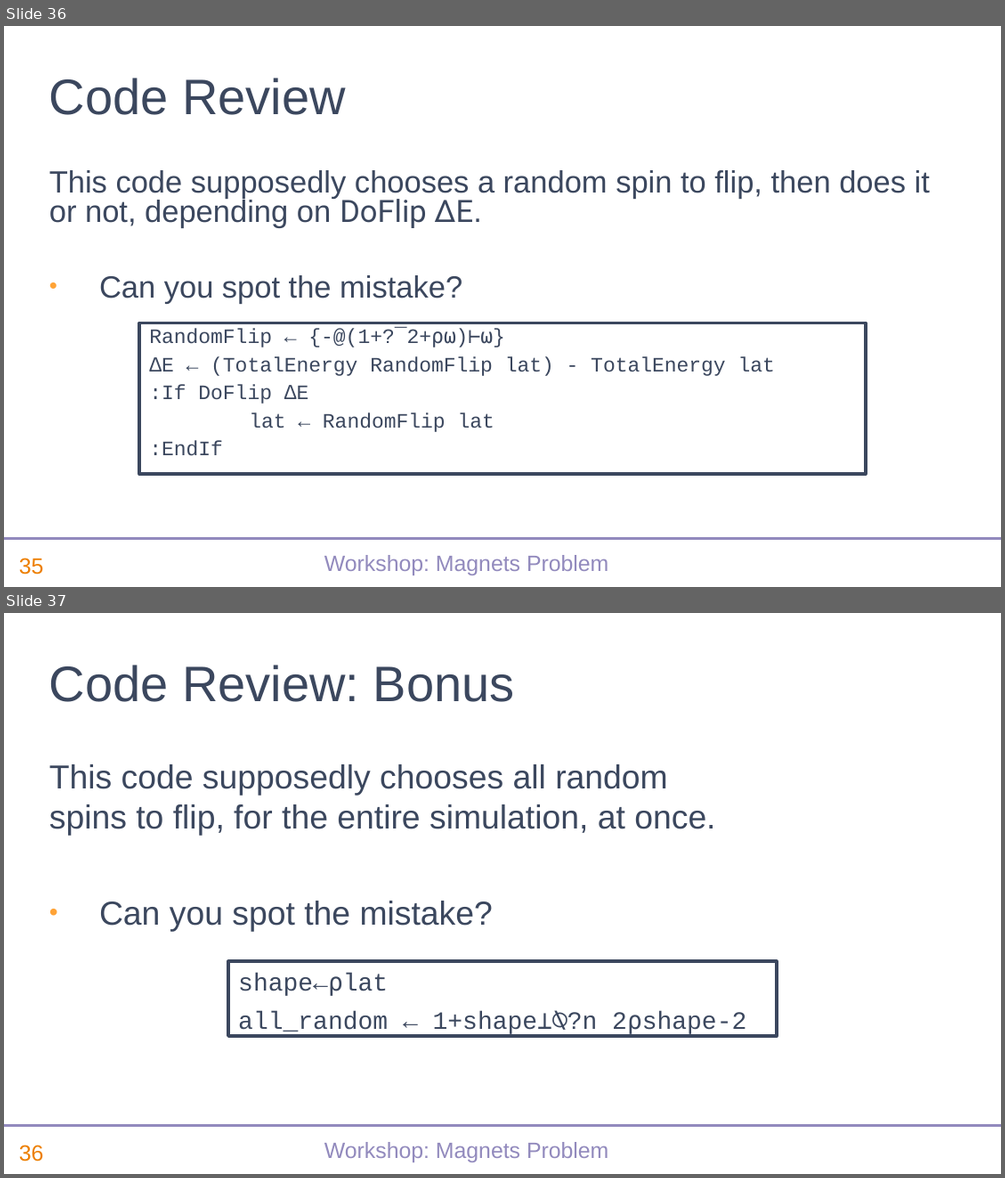
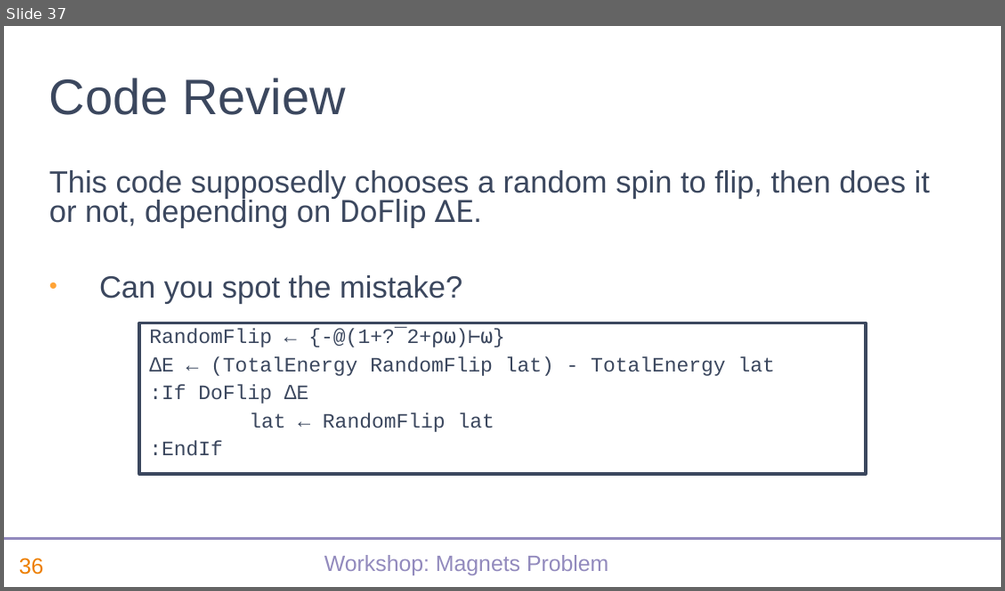
Before and after one commit to abrudz/SimCorp, a slide deck: magnets/slides.pptx. Shown one above the other, each under a label of ours: slides 36 and 37 before the commit, slide 37 after it. The pictures are 1005x1178 and 1005x591 pixels, drawn with LibreOffice and Linux fonts; fonts in the diff are those of the drawing; background and template pictures are left out. Boxes give left, top, right and bottom in pixels: in the first picture for what was removed or moved away, otherwise in the second. Text is boxed around its words. In the diff, an @@ line names an element or a change of style, - is before the commit and + after.

Commit message:
remove bonus task

```diff
--- a/magnets/slides.pptx
+++ b/magnets/slides.pptx
@@ slide 37 removed at bbox=[4, 613, 1001, 1174], background #FFFFFF; not listed: 3 template elements that a slide beside it also shows @@
@@ title removed at bbox=[49, 665, 515, 702] @@
-Code Review: Bonus
@@ text removed at bbox=[49, 764, 715, 932] @@
-This code supposedly chooses all random spins to flip, for the entire simulation, at once.
-• Can you spot the mistake?
@@ text removed at bbox=[228, 961, 777, 1036] @@
-shape←⍴lat
-all_random ← 1+shape⊥⍉?n 2⍴shape-2
@@ what was slide 36 is now slide 37 @@
@@ page number at bbox=[19, 557, 44, 574]: text changed @@
-35
+36
```
Also in this commit, not shown: 1 other file.
